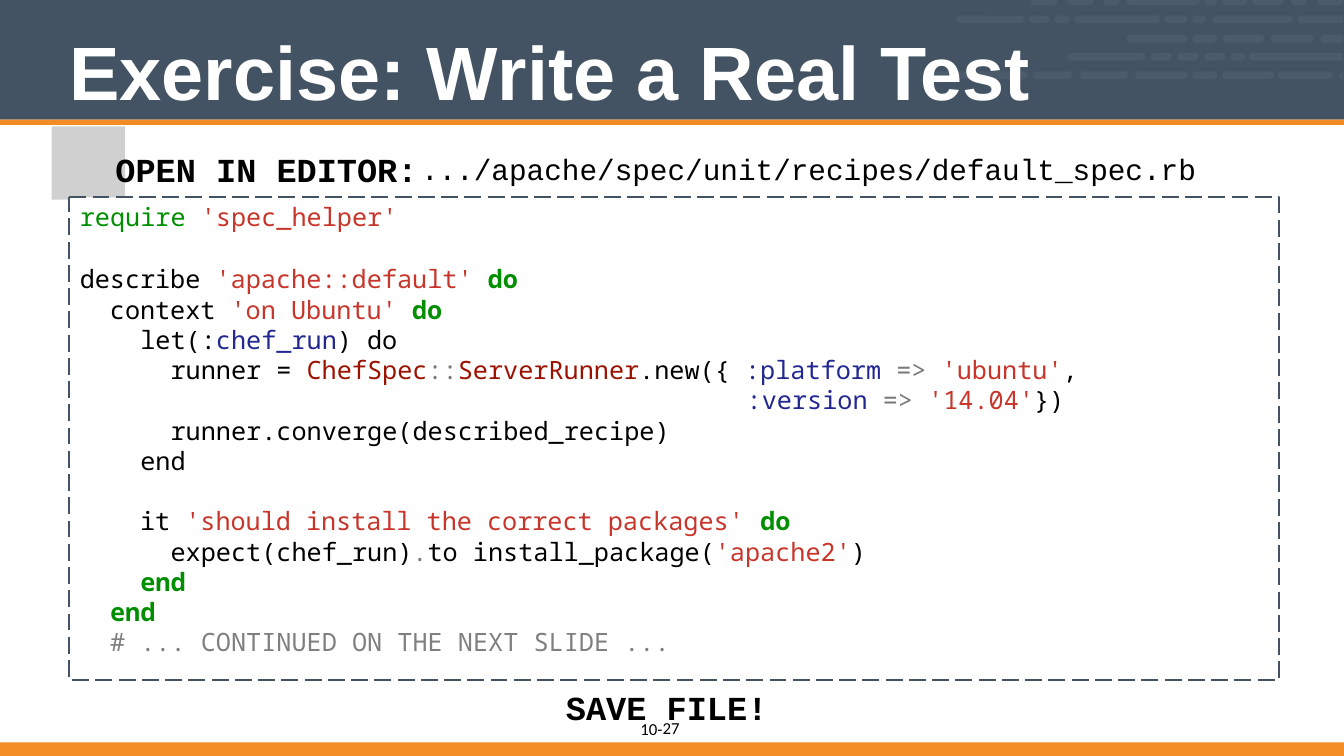
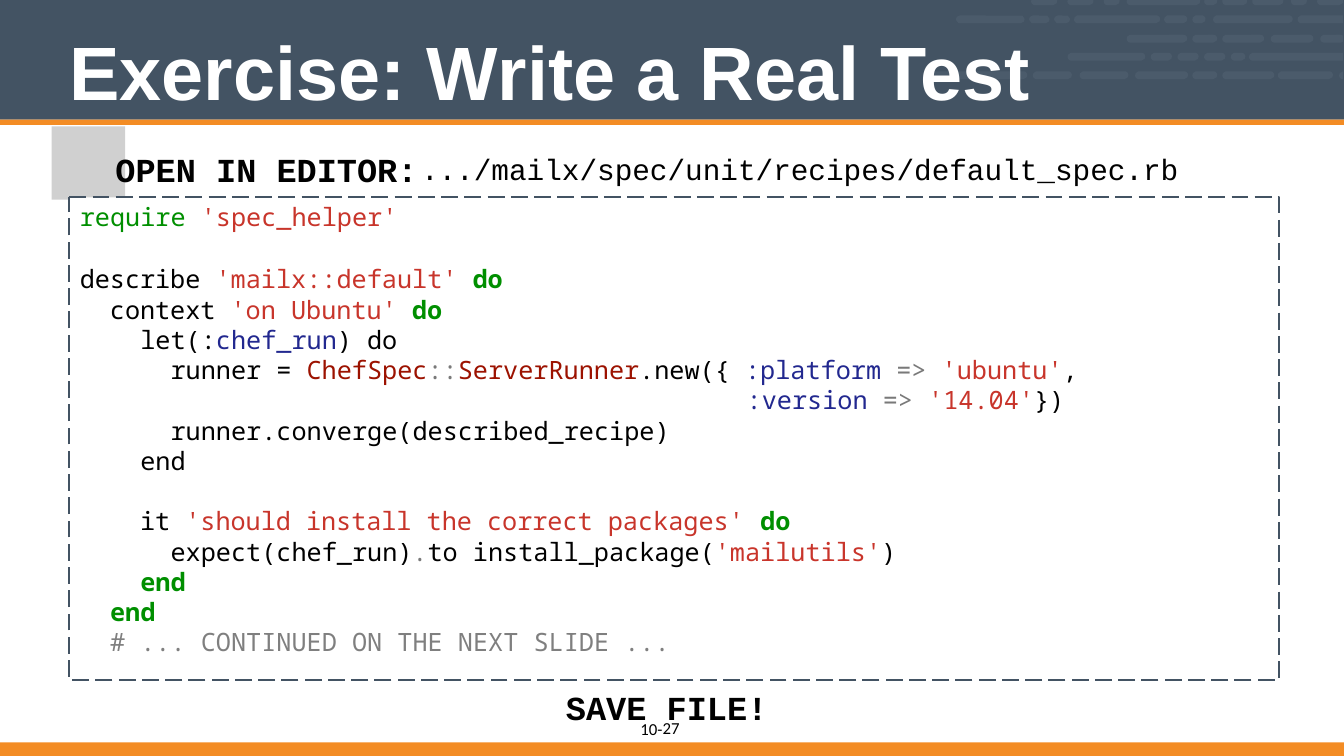
Before and after one commit to vinyar/chef-intermediate, a slide deck: slide 27 of 10-introduction_to_chefspec.pptx. Drawn at 1344x756 pixels with LibreOffice and Linux fonts; fonts in the diff are those of the drawing; grey boxes stand for pictures. Boxes give left, top, right and bottom in pixels: in the first picture for what was removed or moved away, otherwise in the second. Text is boxed around its words. In the diff, an @@ line names an element or a change of style, - is before the commit and + after.

Commit message:
Revert "Changed chefspec section to use apache as an example instead of mailx."

```diff
--- a/10-introduction_to_chefspec.pptx
+++ b/10-introduction_to_chefspec.pptx
@@ text at (x1=421, y1=159, x2=1178, y2=186): text changed @@
-.../apache/spec/unit/recipes/default_spec.rb
+.../mailx/spec/unit/recipes/default_spec.rb
@@ text at (x1=80, y1=268, x2=503, y2=289): text changed @@
-describe 'apache::default' do
+describe 'mailx::default' do
@@ text at (x1=171, y1=541, x2=896, y2=567): text changed @@
-expect(chef_run).to install_package('apache2')
+expect(chef_run).to install_package('mailutils')
```
Also in this commit, not shown: 8 other slides changed.
